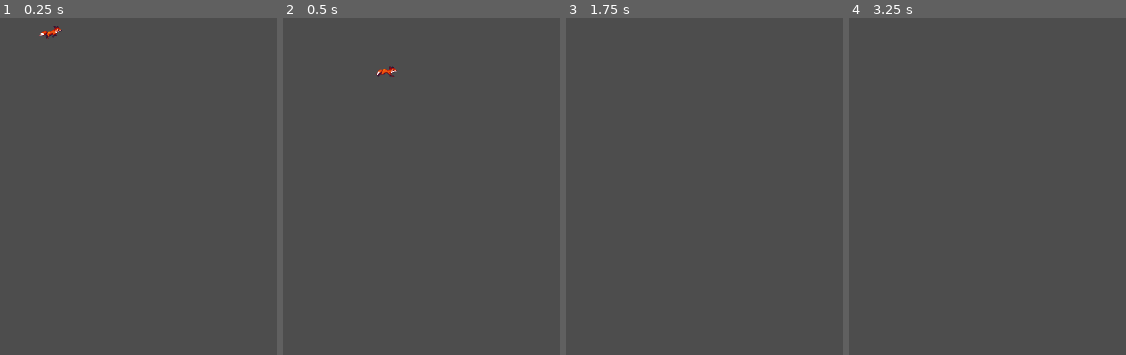
Above: before the commit, frames 1-4 (left to right).
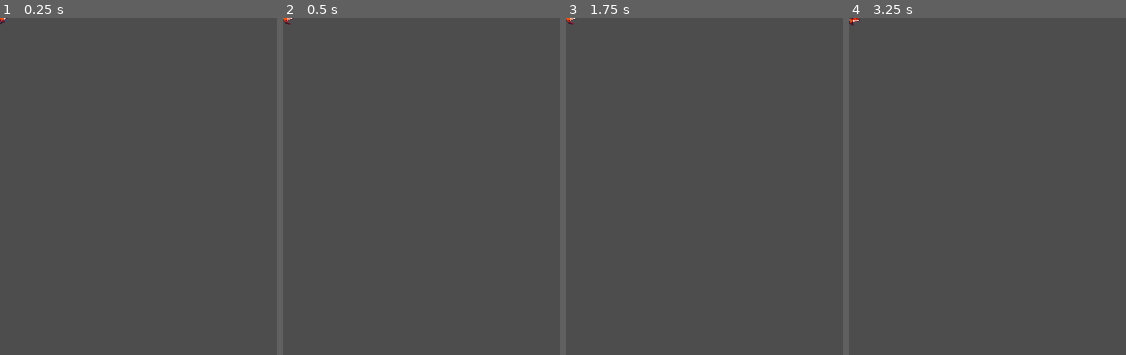
Above: after the commit, the same moments.

Repository: VICTORVILLU/joc-aran-bernat-victor
Game: Godot game, scene res://Scenes/Players/fox_1.tscn
Same seed, same stepped clock (60 frames per second), same inputs: the game is played once before the commit and once after it. This scene is started directly instead of the project's main scene.
Inputs:
- Up to frame 1 (0.25 s): no input
- Up to frame 2 (0.5 s): no input
- Up to frame 3 (1.75 s): tap Enter (ui_accept) at 0.5, 0.77, 1.52 s
- Up to frame 4 (3.25 s): tap Enter (ui_accept) at 2, 2.75, 3.02 s

The runs differ from the first frame. In frame 1, 0.2% of the frame differs, in the area x 0-23%, y 0-7%; in frame 2, 0.2%, in the area x 0-42%, y 0-18%; in frame 3, less than 0.1%; in frame 4, less than 0.1%.
Error after the commit: Invalid assignment of property or key 'rotation' with value of type 'float' on a base object of type 'AnimatedSprite2D'. (res://Scenes/Players/fox_1.gd:18)

Commit message:
Molt poc avançament de el script Fox_1

Diff:
--- a/Scenes/Players/fox_1.gd
+++ b/Scenes/Players/fox_1.gd
@@ -15,9 +15,11 @@
 	if not is_on_floor():
 		velocity.y += gravity * delta
 		$AnimatedSprite2D.play('air')
+		AnimatedSprite2D.rotation = 180
 	# Handle jump.
 	if Input.is_action_just_pressed("ui_accept") and is_on_floor():
 		velocity.y = gravity * -1
+	# 0.944
 
 	# Get the input direction and handle the movement/deceleration.
 	# As good practice, you should replace UI actions with custom gameplay actions.
--- a/Scenes/Players/fox_1.tscn
+++ b/Scenes/Players/fox_1.tscn
@@ -70,19 +70,10 @@
 "speed": 11.0
 }]
 
-[sub_resource type="RectangleShape2D" id="RectangleShape2D_rsgdk"]
-size = Vector2(20, 24)
-
 [node name="Fox_1" type="CharacterBody2D"]
 script = ExtResource("1_d76l5")
 
 [node name="AnimatedSprite2D" type="AnimatedSprite2D" parent="."]
 position = Vector2(0, -5.96046e-08)
-scale = Vector2(0.944444, 0.944444)
 sprite_frames = SubResource("SpriteFrames_dfbdt")
 animation = &"run"
-frame_progress = 0.101992
-
-[node name="CollisionShape2D" type="CollisionShape2D" parent="."]
-position = Vector2(2, 5)
-shape = SubResource("RectangleShape2D_rsgdk")
--- a/Scenes/Players/fox_2.tscn
+++ b/Scenes/Players/fox_2.tscn
@@ -53,9 +53,8 @@
 
 [node name="AnimatedSprite2D" type="AnimatedSprite2D" parent="."]
 sprite_frames = SubResource("SpriteFrames_x33ys")
-animation = &"air"
-frame = 1
-frame_progress = 1.0
+animation = &"run"
+frame_progress = 0.441103
 
 [node name="CollisionShape2D2" type="CollisionShape2D" parent="."]
 position = Vector2(0, 4)
--- a/Scenes/Players/squirrel.tscn
+++ b/Scenes/Players/squirrel.tscn
@@ -63,8 +63,8 @@
 position = Vector2(1, -1)
 scale = Vector2(0.913793, 0.913793)
 sprite_frames = SubResource("SpriteFrames_ael5m")
-animation = &"air"
-frame_progress = 0.831463
+animation = &"run"
+frame_progress = 0.437574
 
 [node name="CollisionShape2D" type="CollisionShape2D" parent="."]
 position = Vector2(2, 5)
Not shown: 1 places in Scenes/Players/fox_1.tscn that only renumber resources
